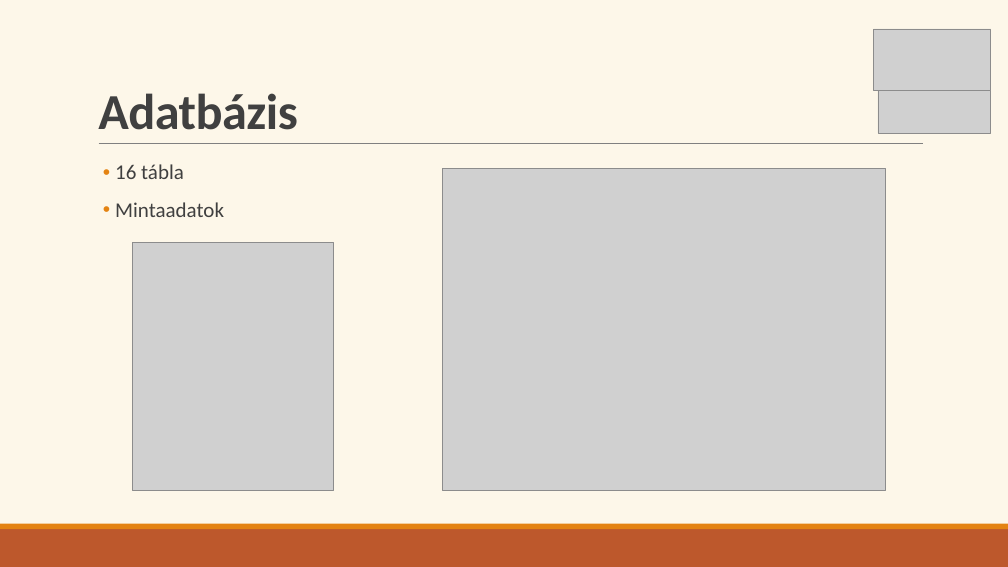
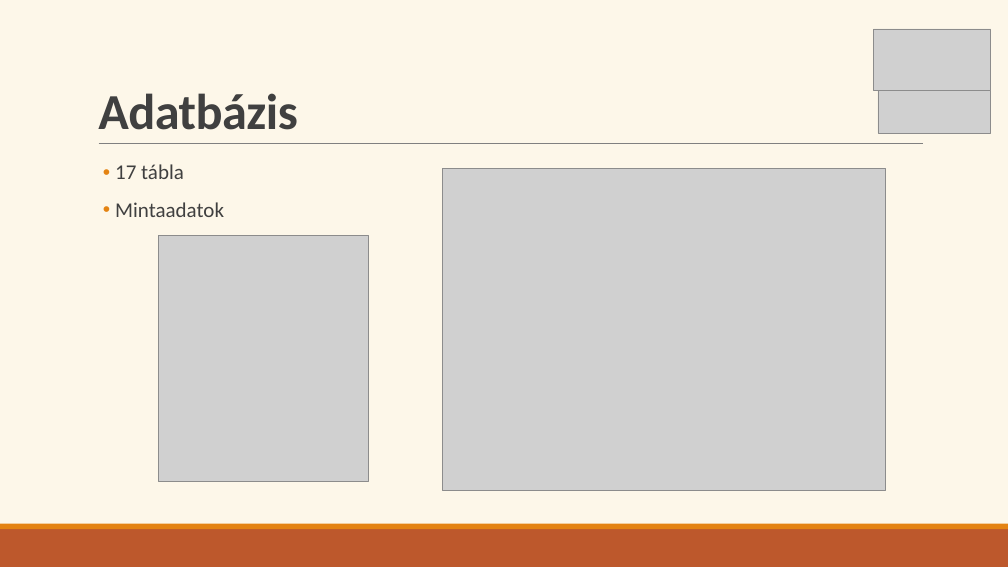
Before and after one commit to Ella50/13_S1_1_vizsgaremek, a slide deck: slide 8 of Dokumentációhoz/Prezentáció/eMenza_AtkariAriella_FarkasDominik.pptx (slide 10 before the commit). Drawn at 1008x567 pixels with LibreOffice and Linux fonts; fonts in the diff are those of the drawing; grey boxes stand for pictures. Boxes give left, top, right and bottom in pixels: in the first picture for what was removed or moved away, otherwise in the second. Text is boxed around its words. In the diff, an @@ line names an element or a change of style, - is before the commit and + after.

```diff
--- a/Dokumentációhoz/Prezentáció/eMenza_AtkariAriella_FarkasDominik.pptx
+++ b/Dokumentációhoz/Prezentáció/eMenza_AtkariAriella_FarkasDominik.pptx
@@ text at (115, 164, 184, 179): text changed @@
-• 16 tábla
+• 17 tábla
@@ picture: place and size @@
-picture at (132, 242, 333, 491)
+picture at (158, 235, 368, 481)
```
Also in this commit, not shown: 7 other slides changed, 1 slide added, 4 slides removed, 15 other files.
